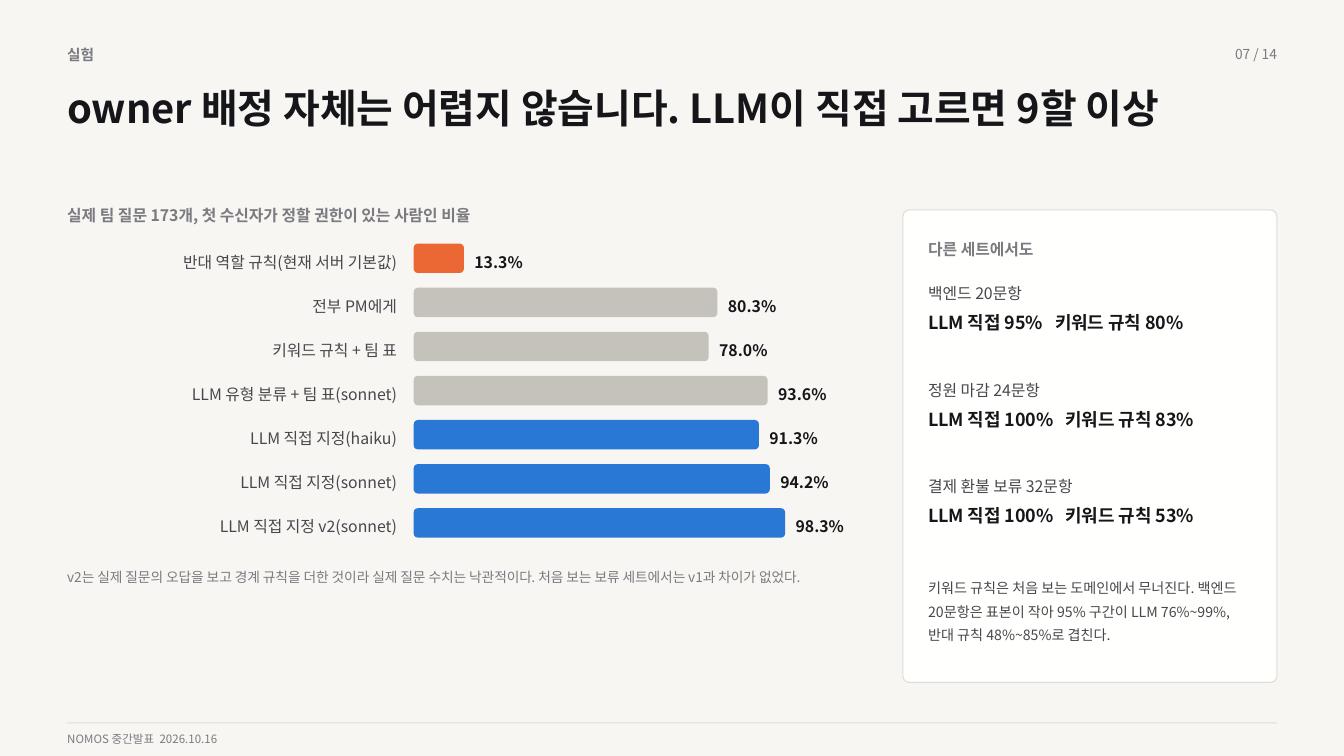
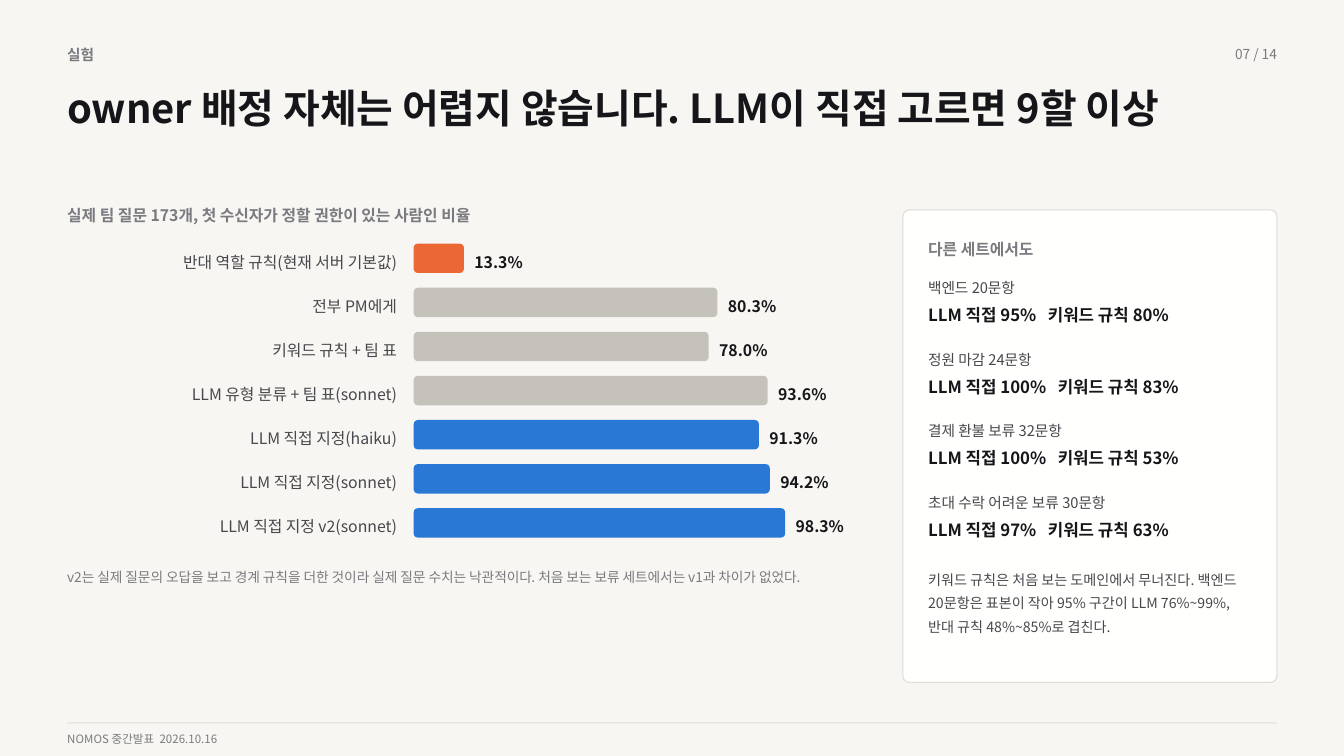
Before and after one commit to Capstone-NOMOS/frontend, a slide deck: slide 7 of docs/midterm/midterm-deck.pptx. Drawn at 1344x756 pixels with LibreOffice and Linux fonts; fonts in the diff are those of the drawing. Boxes give left, top, right and bottom in pixels: in the first picture for what was removed or moved away, otherwise in the second. Text is boxed around its words. In the diff, an @@ line names an element or a change of style, - is before the commit and + after.

```diff
--- a/docs/midterm/midterm-deck.pptx
+++ b/docs/midterm/midterm-deck.pptx
@@ text "LLM 직접 95% 키워드 규칙 ...": place and size @@
-text "LLM 직접 95% 키워드 규칙 ..." at bbox=[928, 314, 1183, 331]
+text "LLM 직접 95% 키워드 규칙 ..." at bbox=[928, 307, 1169, 323]
@@ text "정원 마감 24문항": place and size @@
-text "정원 마감 24문항" at bbox=[928, 383, 1040, 398]
+text "정원 마감 24문항" at bbox=[928, 352, 1031, 366]
@@ text "LLM 직접 100% 키워드 규칙 ...": place and size @@
-text "LLM 직접 100% 키워드 규칙 ..." at bbox=[928, 411, 1194, 428]
+text "LLM 직접 100% 키워드 규칙 ..." at bbox=[928, 379, 1179, 395]
@@ size 11.2 to 10.5 pt in 3 elements at bbox=[928, 281, 1015, 294], bbox=[928, 352, 1031, 366], bbox=[928, 424, 1062, 437] @@
@@ text "결제 환불 보류 32문항": place and size @@
-text "결제 환불 보류 32문항" at bbox=[928, 479, 1073, 494]
+text "결제 환불 보류 32문항" at bbox=[928, 424, 1062, 437]
@@ size 12.8 to 12 pt in 3 elements at bbox=[928, 307, 1169, 323], bbox=[928, 379, 1179, 395], bbox=[928, 450, 1179, 466] @@
@@ text "LLM 직접 100% 키워드 규칙 ...": place and size @@
-text "LLM 직접 100% 키워드 규칙 ..." at bbox=[928, 507, 1194, 524]
+text "LLM 직접 100% 키워드 규칙 ..." at bbox=[928, 450, 1179, 466]
@@ text added at bbox=[928, 495, 1105, 509], 10.5 pt, text #47474D @@
+초대 수락 어려운 보류 30문항
@@ text added at bbox=[928, 522, 1169, 538], 12 pt, text #16161A, bold @@
+LLM 직접 97% 키워드 규칙 63%
@@ text "키워드 규칙은 처음 보는 도메인에서 ...": place and size @@
-text "키워드 규칙은 처음 보는 도메인에서 ..." at bbox=[928, 581, 1237, 641]
+text "키워드 규칙은 처음 보는 도메인에서 ..." at bbox=[928, 573, 1237, 633]
```
Also in this commit, not shown: 3 other files.
